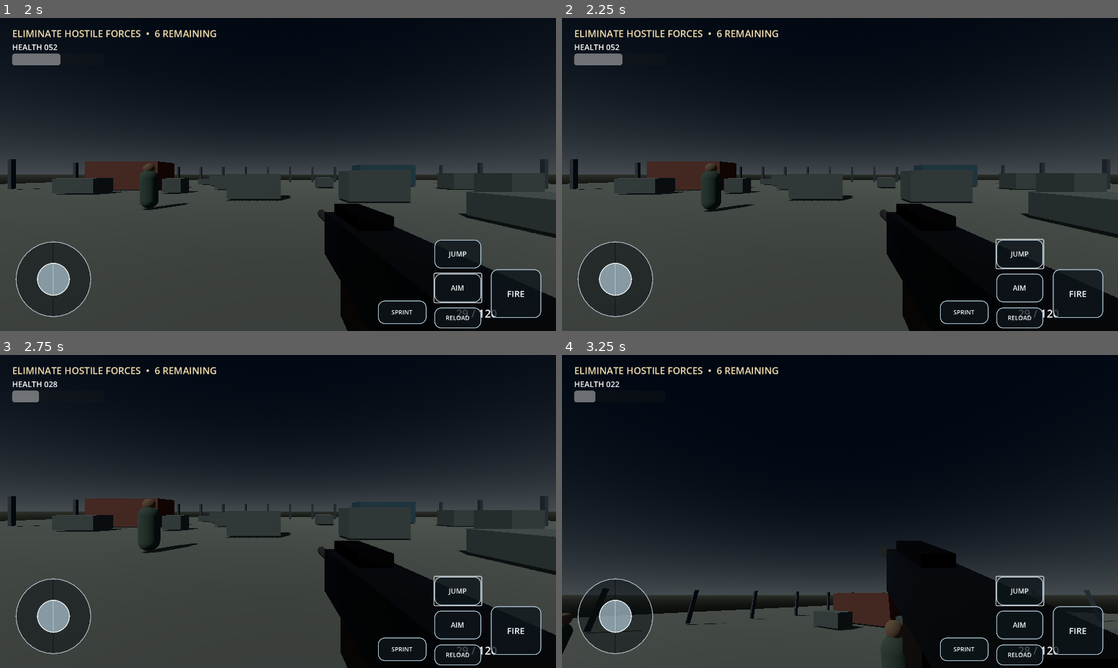
Above: before the commit, frames 1-4 (two rows, left to right).
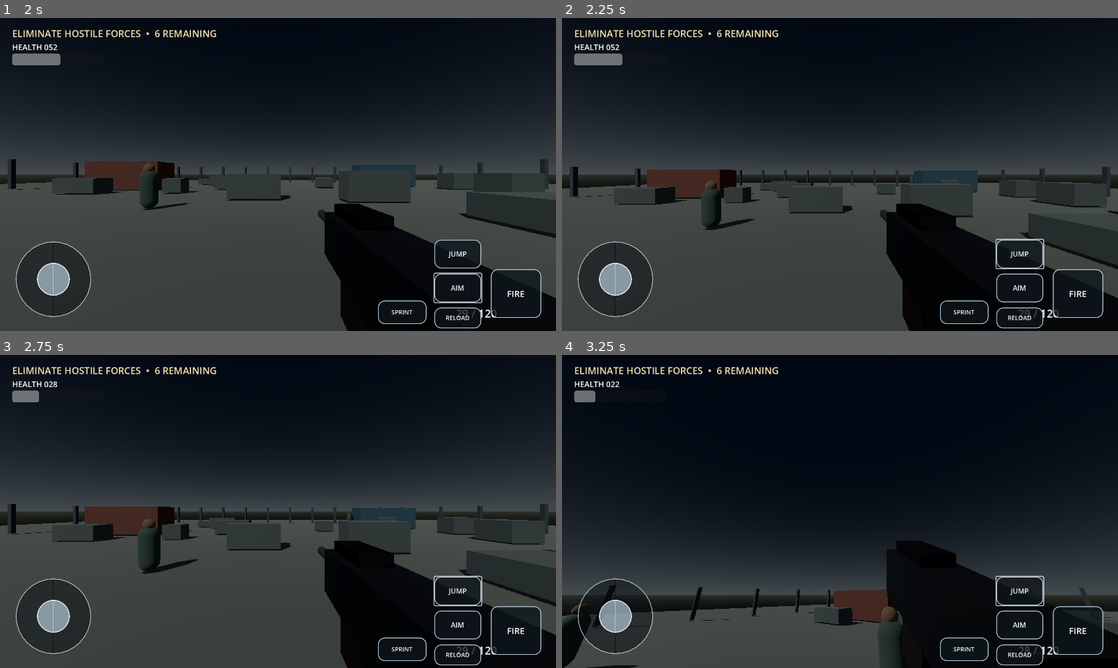
Above: after the commit, the same moments.

Repository: muhammad-ali-khaskheli/OPERATION-BLACK-VEIL
Game: Godot game, scene res://scenes/main.tscn
Same seed, same stepped clock (60 frames per second), same inputs: the game is played once before the commit and once after it.
Inputs (mouse positions are in pixels of both pictures, inside the frame that each line leads up to):
- Up to frame 1 (2 s): click "FIRE" at 0.5 s; click "AIM" at 1.25 s
- Up to frame 2 (2.25 s): click "JUMP" at 2 s
- Up to frame 3 (2.75 s): no input
- Up to frame 4 (3.25 s): tap Enter at 2.75 s; move the mouse to (867, 511) at 2.77 s; hold W (move_forward) from 2.78 s (still down); tap Space (jump) at 2.85, 3.02 s; click (867, 511) at 2.92 s

Frame 1 is identical in both runs. In frame 2, 5.6% of the frame differs, in the area x 0-100%, y 45-81%; in frame 3, 5.7%; in frame 4, 1.7%.
Error before the commit: Invalid call. Nonexistent function 'request_jump' in base 'CharacterBody3D (player.gd)'. (res://scripts/hud.gd:139)

Commit message:
Smooth FPS movement acceleration and add mobile jump request

Diff:
--- a/scripts/player.gd
+++ b/scripts/player.gd
@@ -17,6 +17,10 @@
 var virtual_fire := false
 var virtual_sprint := false
 var aiming := false
+var smoothed_move := Vector2.ZERO
+var jump_requested := false
+const MOVE_RESPONSE := 11.0
+const STOP_RESPONSE := 15.0
 var camera: Camera3D
 var weapon_root: Node3D
 var muzzle_flash: OmniLight3D
@@ -106,7 +110,8 @@
 	rotate_y(-delta.x * MOUSE_SENS)
 	pitch = clampf(pitch - delta.y * MOUSE_SENS, deg_to_rad(-80), deg_to_rad(80))
 	camera.rotation.x = pitch
-func set_move(value: Vector2) -> void: virtual_move = value
+func set_move(value: Vector2) -> void: virtual_move = value.limit_length(1.0)
+func request_jump() -> void: jump_requested = true
 func set_fire(value: bool) -> void: virtual_fire = value
 func set_aim(value: bool) -> void: aiming = value
 func set_sprint(value: bool) -> void: virtual_sprint = value
@@ -121,18 +126,22 @@
 			reserve_ammo -= loaded
 			reloading = false
 			ammo_changed.emit(ammo, reserve_ammo)
-	var input_vec := Input.get_vector("move_left","move_right","move_forward","move_back")
-	if virtual_move.length() > 0.1: input_vec = virtual_move
-	var direction := (transform.basis * Vector3(input_vec.x,0,input_vec.y)).normalized()
+	var keyboard_vec := Input.get_vector("move_left","move_right","move_forward","move_back")
+	var target_move := virtual_move if virtual_move.length() > 0.02 else keyboard_vec
+	var response := MOVE_RESPONSE if target_move.length() > 0.02 else STOP_RESPONSE
+	smoothed_move = smoothed_move.move_toward(target_move, response * delta)
+	var direction := (transform.basis * Vector3(smoothed_move.x,0,smoothed_move.y)).normalized()
 	var speed := SPRINT_SPEED if (Input.is_action_pressed("sprint") or virtual_sprint) and not aiming else SPEED
-	if direction:
-		velocity.x = direction.x * speed
-		velocity.z = direction.z * speed
-	else:
-		velocity.x = move_toward(velocity.x,0,SPEED*7*delta)
-		velocity.z = move_toward(velocity.z,0,SPEED*7*delta)
-	if not is_on_floor(): velocity.y -= 9.8 * delta
-	elif Input.is_action_just_pressed("jump"): velocity.y = 4.5
+	var target_x := direction.x * speed
+	var target_z := direction.z * speed
+	var acceleration := 22.0 if target_move.length() > 0.02 else 27.0
+	velocity.x = move_toward(velocity.x, target_x, acceleration * delta)
+	velocity.z = move_toward(velocity.z, target_z, acceleration * delta)
+	if not is_on_floor():
+		velocity.y -= 9.8 * delta
+	elif Input.is_action_just_pressed("jump") or jump_requested:
+		velocity.y = 4.5
+	jump_requested = false
 	move_and_slide()
 	camera.fov = lerpf(camera.fov,55.0 if aiming else 78.0,delta*10)
 	weapon_root.position.x = lerpf(weapon_root.position.x,0.18 if aiming else 0.28,delta*9)
